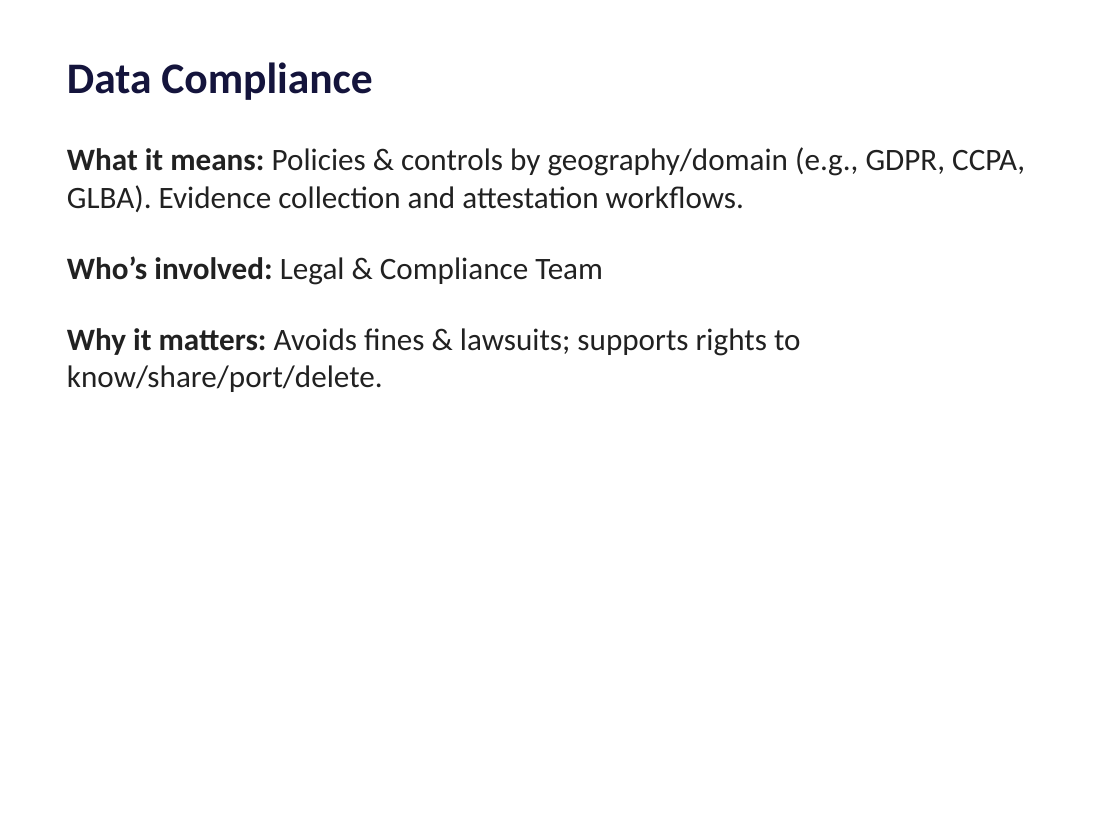
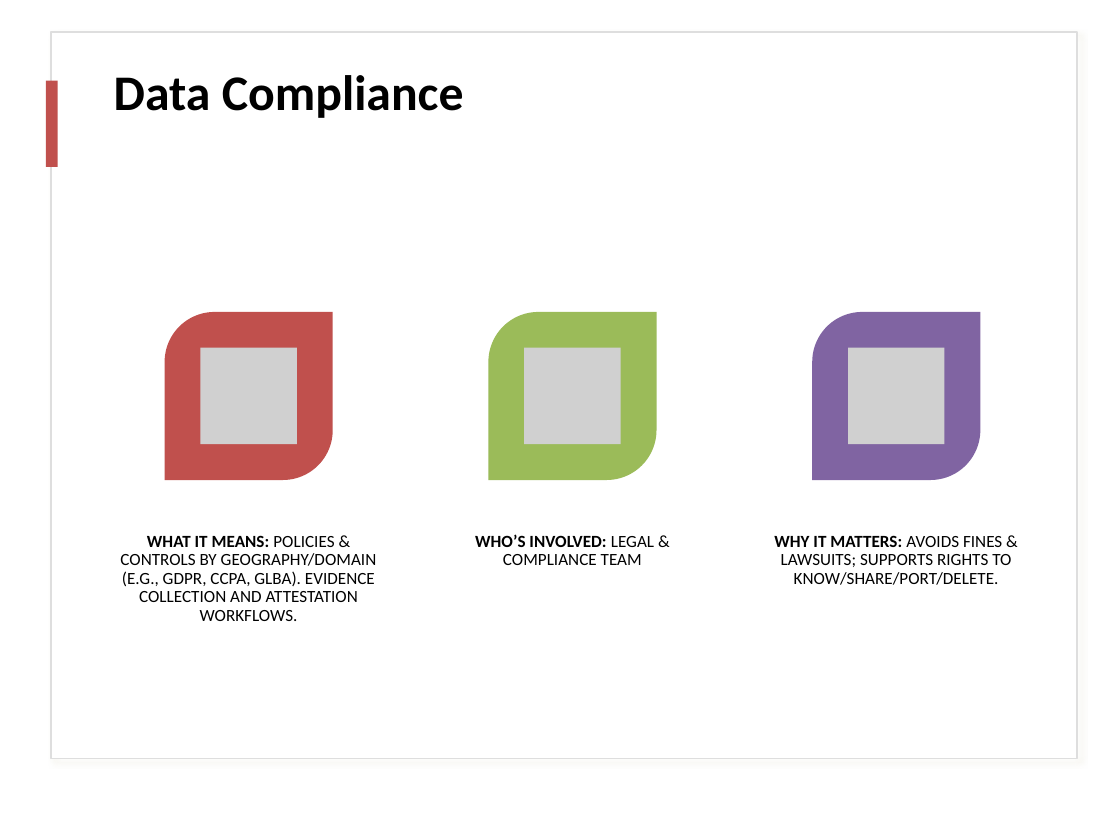
Before and after one commit to mokhayesh/aldin-accelerators, a slide deck: slide 6 of docs/_assets/data-governance-deck.pptx. Drawn at 1120x840 pixels with LibreOffice and Linux fonts; fonts in the diff are those of the drawing; grey boxes stand for pictures. Boxes give left, top, right and bottom in pixels: in the first picture for what was removed or moved away, otherwise in the second. Text is boxed around its words. In the diff, an @@ line names an element or a change of style, - is before the commit and + after.

```diff
--- a/docs/_assets/data-governance-deck.pptx
+++ b/docs/_assets/data-governance-deck.pptx
@@ rectangle added at (52,31,1077,758), fill #FFFFFF, outline #DEDEDE 1 pt @@
@@ rectangle added at (46,81,57,167), fill #C0504D @@
@@ title "Data Compliance": place and size @@
-title "Data Compliance" at (67,62,372,100)
+title "Data Compliance" at (114,75,464,118)
@@ title "Data Compliance" at (114,75,464,118): size 28 to 32 pt, text colour #14143C to #000000; line spacing 1 to 0.9; vertical alignment top to middle @@
@@ text at (120,535,377,621): text changed; size 20 to 11 pt; text colour #212121 to #000000 @@
-What it means: Policies & controls by geography/domain (e.g., GDPR, CCPA, GLBA). Evidence collection and attestation workflows.
-Who’s involved: Legal & Compliance Team
-Why it matters: Avoids fines & lawsuits; supports rights to know/share/port/delete.
+WHAT IT MEANS: POLICIES & CONTROLS BY GEOGRAPHY/DOMAIN (E.G., GDPR, CCPA, GLBA). EVIDENCE COLLECTION AND ATTESTATION WORKFLOWS.
@@ group added at (165,312,1011,585): 3 round diag rects, 3 pictures, 2 texts @@
+WHO’S INVOLVED: LEGAL & COMPLIANCE TEAM
+WHY IT MATTERS: AVOIDS FINES & LAWSUITS; SUPPORTS RIGHTS TO KNOW/SHARE/PORT/DELETE.
```
Also in this commit, not shown: 10 other slides changed, 1 other file.
